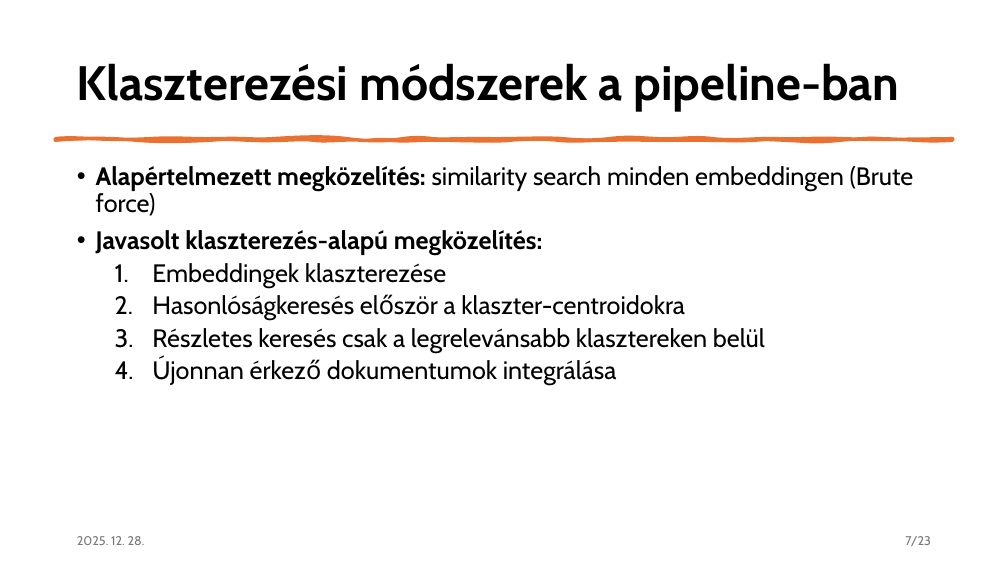
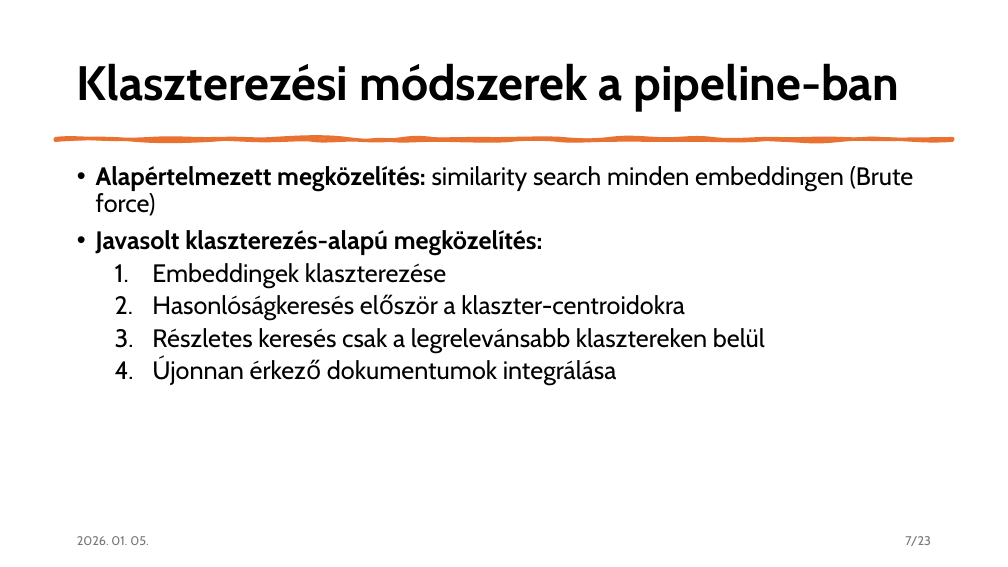
Before and after one commit to czotterbenedek/szakdoga_tdk, a slide deck: slide 7 of szakdoga/szakdolgozat_vedes.pptx. Drawn at 1008x567 pixels with LibreOffice and Linux fonts; fonts in the diff are those of the drawing. Boxes give left, top, right and bottom in pixels: in the first picture for what was removed or moved away, otherwise in the second. Text is boxed around its words. In the diff, an @@ line names an element or a change of style, - is before the commit and + after.

```diff
--- a/szakdoga/szakdolgozat_vedes.pptx
+++ b/szakdoga/szakdolgozat_vedes.pptx
@@ text at bbox=[77, 536, 148, 545]: text changed @@
-2025. 12. 28.
+2026. 01. 05.
```
Also in this commit, not shown: 21 other slides changed, 2 slides added, 1 other file.
